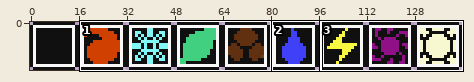
One commit to this sprite sheet: res/gfx/element-icon.png. The picture above shows the old version from afar; the outline marks the close-up.
Close-up. Before the edit:
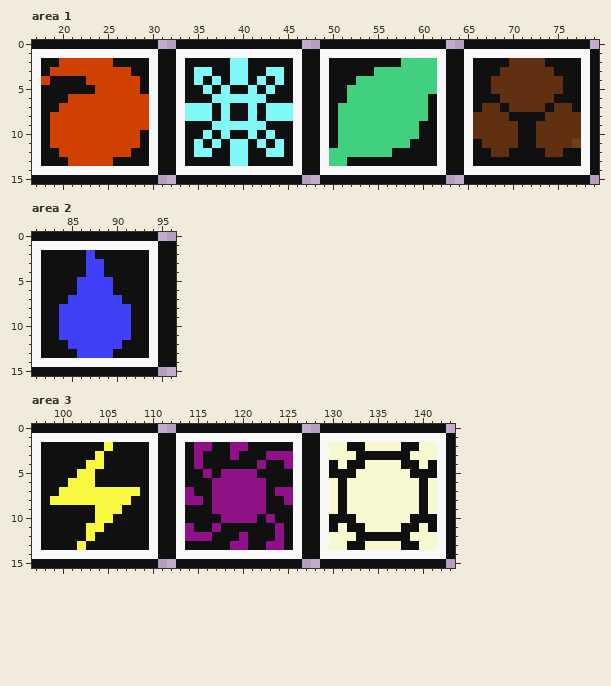
The file is 144x16 pixels. Shown: area 1: x 17..79, y 0..15; area 2: x 81..96, y 0..15; area 3: x 97..143, y 0..15.
The result:
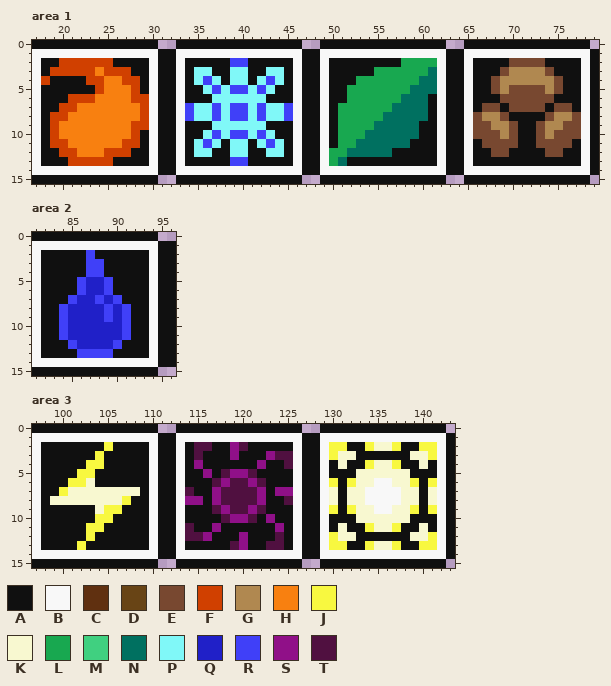
Palette (. is transparent): A #101010  B #f8f8f8  C #603010  D #684415  E #784830  F #d04000  G #b08850  H #f88010  J #f8f840  K #f8f8d0  L #18a850  M #40d080  N #007060  P #80f8f8  Q #2020c8  R #4040f8  S #901088  T #501040
Changes in this commit:
Area 1:
y 2: x 39..40 PP -> RR; x 58..61 MMMM -> LLLL; x 70..73 CCCC -> EEEE
y 3: x 24 F -> H; x 55..61 MMMMMMM -> LLLLLLN; x 69..74 CCCCCC -> EGGGGE
y 4: x 25..26 FF -> HH; x 36 A -> R; x 43 A -> R; x 53..61 MMMMMMMMM -> LLLLLLLNN; x 68..75 CCCCCCCC -> EGGGGGGE
y 5: x 25..27 FFF -> HHH; x 37 A -> R; x 39..40 AA -> RR; x 42 A -> R; x 52..61 MMMMMMMMMM -> LLLLLLLNNN; x 68..75 CCCCCCCC -> EGEEEEGE
y 6: x 24..27 FFFF -> HHHH; x 52..60 MMMMMMMMM -> LLLLLLNNN; x 69..74 CCCCCC -> EEEEEE
y 7: x 22..28 FFFFFFF -> HHHHHHH; x 34 P -> R; x 37 A -> R; x 39..40 AA -> RR; x 42 A -> R; x 45 P -> R; x 51..60 MMMMMMMMMM -> LLLLLLNNNN; x 67..68 CC -> EE; x 70..73 CCCC -> EEEE; x 75..76 CC -> EE
y 8: x 21..28 FFFFFFFF -> HHHHHHHH; x 34 P -> R; x 37 A -> R; x 39..40 AA -> RR; x 42 A -> R; x 45 P -> R; x 51..60 MMMMMMMMMM -> LLLLLNNNNN; x 66..69 CCCC -> EGGE; x 74..77 CCCC -> EGGE
y 9: x 20..27 FFFFFFFF -> HHHHHHHH; x 51..59 MMMMMMMMM -> LLLLNNNNN; x 66..70 CCCCC -> EEGGE; x 73..77 CCCCC -> EGGEE
y 10: x 20..27 FFFFFFFF -> HHHHHHHH; x 37 A -> R; x 39..40 AA -> RR; x 42 A -> R; x 51..59 MMMMMMMMM -> LLLNNNNNN; x 66..70 CCCCC -> EEEGE; x 73..77 CCCCC -> EGEEE
y 11: x 21..26 FFFFFF -> HHHHHH; x 36 A -> R; x 43 A -> R; x 51..58 MMMMMMMM -> LLNNNNNN; x 67..70 CCCC -> EEEE; x 73..77 CCCCD -> EEEEA
y 12: x 22..24 FFF -> HHH; x 50..56 MMMMMMM -> LLNNNNN; x 68..69 CC -> EE; x 74..75 CC -> EE
y 13: x 39..40 PP -> RR; x 50..51 MM -> LN
Area 2:
y 5..6: x 87..88 RR -> QQ
y 7: x 86..87 RR -> QQ; x 89 R -> Q
y 8..9: x 85..88 RRRR -> QQQQ; x 90 R -> Q
y 10..11: x 85..90 RRRRRR -> QQQQQQ
y 12: x 86..89 RRRR -> QQQQ
Area 3:
y 2: x 115..116 SS -> TT; x 120 S -> T; x 130..131 KK -> JJ; x 134 K -> J; x 137 K -> J; x 140..141 KK -> JJ
y 3: x 115 S -> T; x 124..125 SS -> TT; x 130 K -> J; x 141 K -> J
y 4: x 125 S -> T; x 134 K -> J; x 137 K -> J
y 5: x 118 S -> T; x 121 S -> T
y 6: x 103 J -> K; x 117 S -> T; x 119..120 SS -> TT; x 122 S -> T; x 130 K -> J; x 132 K -> J; x 135..136 KK -> BB; x 139 K -> J; x 141 K -> J
y 7: x 101..108 JJJJJJJJ -> KKKKKKKK; x 114 S -> T; x 118..121 SSSS -> TTTT; x 134..137 KKKK -> BBBB
y 8: x 99..106 JJJJJJJJ -> KKKKKKKK; x 118..121 SSSS -> TTTT; x 125 S -> T; x 134..137 KKKK -> BBBB
y 9: x 104 J -> K; x 117 S -> T; x 119..120 SS -> TT; x 122 S -> T; x 130 K -> J; x 132 K -> J; x 135..136 KK -> BB; x 139 K -> J; x 141 K -> J
y 10: x 118 S -> T; x 121 S -> T
y 11: x 114 S -> T; x 134 K -> J; x 137 K -> J
y 12: x 114..115 SS -> TT; x 124 S -> T; x 130 K -> J; x 141 K -> J
y 13: x 119 S -> T; x 123..124 SS -> TT; x 130..131 KK -> JJ; x 134 K -> J; x 137 K -> J; x 140..141 KK -> JJ
Pixel boxes of the changes (left, top, right, bottom) in both close-ups:
changed: (185, 58, 293, 166)
changed: (329, 58, 437, 166)
changed: (473, 58, 581, 157)
changed: (59, 67, 140, 157)
changed: (68, 277, 122, 349)
changed: (185, 442, 293, 550)
changed: (329, 442, 437, 550)
changed: (50, 478, 140, 514)
